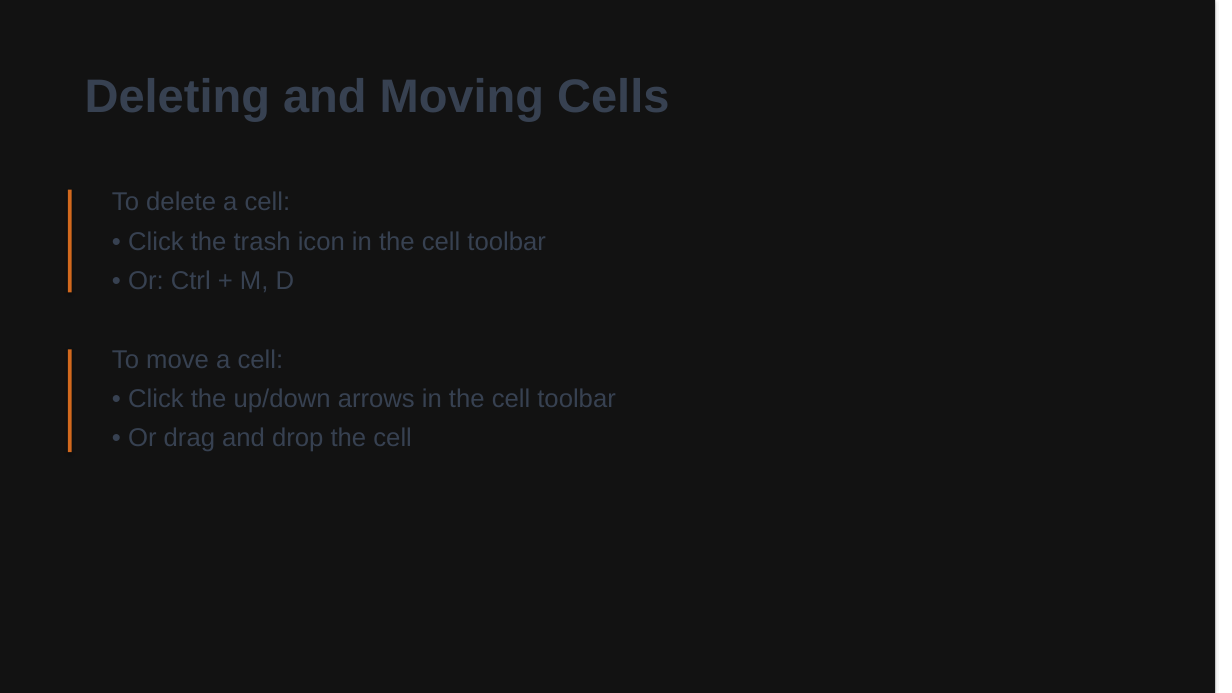
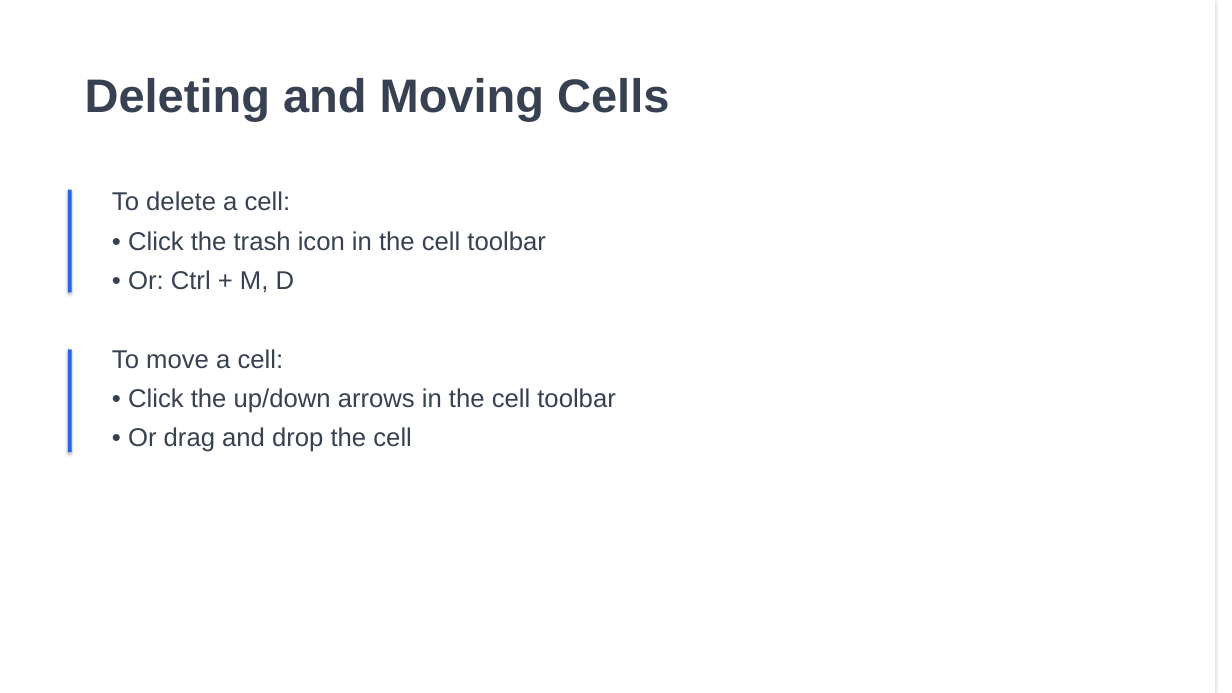
Before and after one commit to kerryback/mgmt675, a slide deck: slide 18 of colab.pptx. Drawn at 1232x693 pixels with LibreOffice and Linux fonts; fonts in the diff are those of the drawing. Boxes give left, top, right and bottom in pixels: in the first picture for what was removed or moved away, otherwise in the second. Text is boxed around its words. In the diff, an @@ line names an element or a change of style, - is before the commit and + after.

```diff
--- a/colab.pptx
+++ b/colab.pptx
@@ rectangle at (0,0,1215,693): fill #121212 to #FFFFFF @@
@@ rectangle at (68,189,72,292): fill #D2691E to #2563EB @@
@@ rectangle at (68,350,72,452): fill #D2691E to #2563EB @@
```
Also in this commit, not shown: 27 other slides changed, 1 other file.
